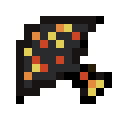
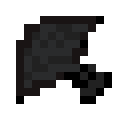
Revision of a layered 128×128 image; what changed, layer by layer:
painted on "Layer 1" over [24,24,104,96]
